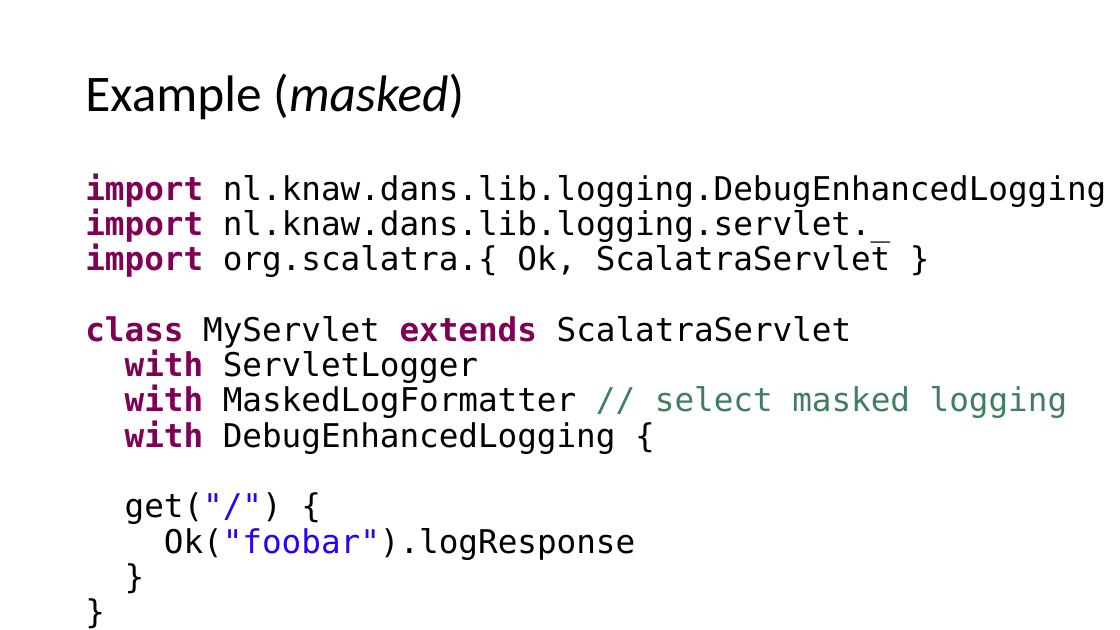
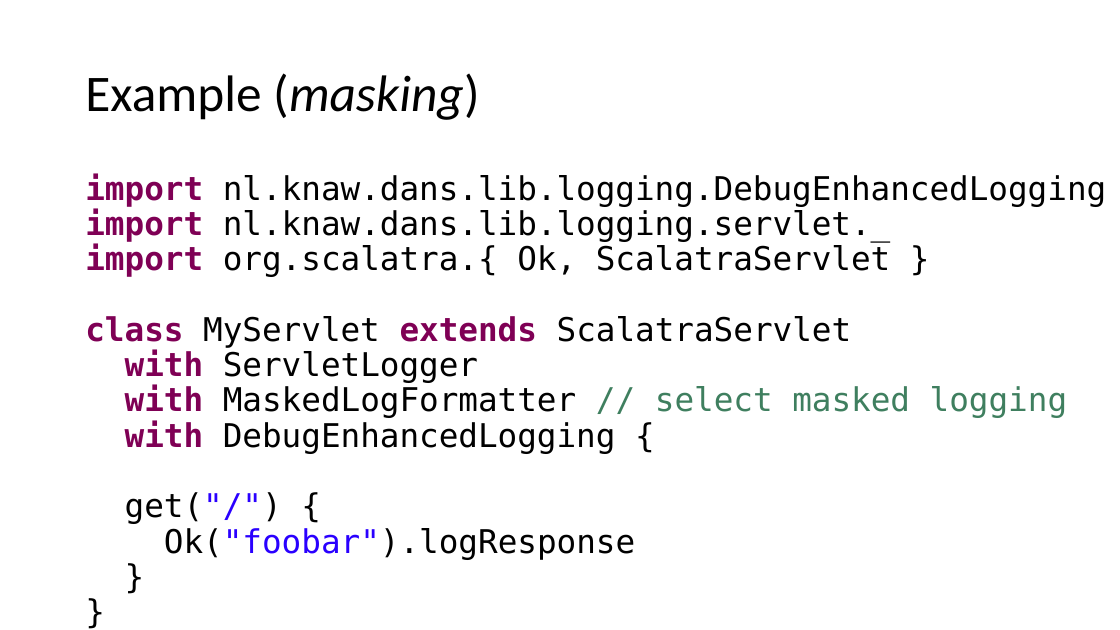
Before and after one commit to DANS-KNAW/course-scalatra-servlet-logging, a slide deck: slide 10 of Presentation.pptx. Drawn at 1120x630 pixels with LibreOffice and Linux fonts; fonts in the diff are those of the drawing. Boxes give left, top, right and bottom in pixels: in the first picture for what was removed or moved away, otherwise in the second. Text is boxed around its words. In the diff, an @@ line names an element or a change of style, - is before the commit and + after.

```diff
--- a/Presentation.pptx
+++ b/Presentation.pptx
@@ title at (x1=85, y1=73, x2=479, y2=120): text changed @@
-Example (masked)
+Example (masking)
```
Also in this commit, not shown: 8 other slides changed, 2 slides added, 1 other file.
